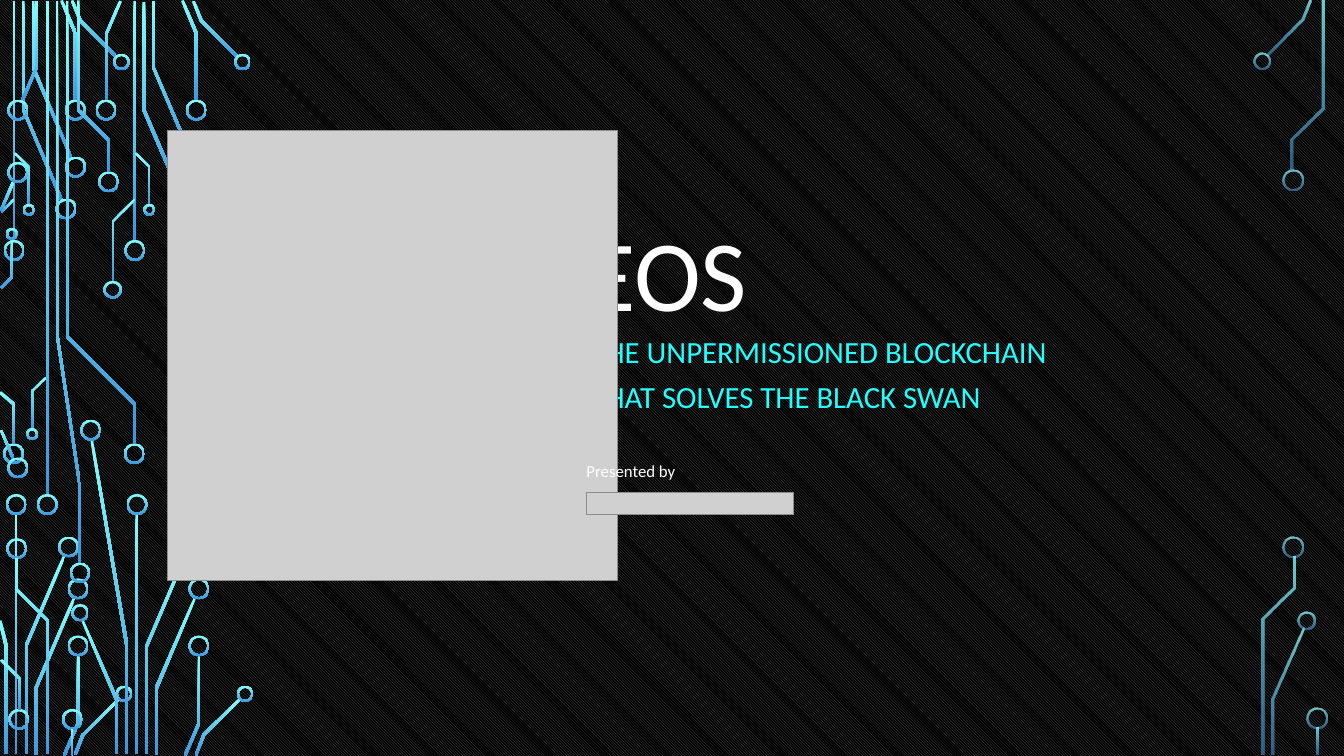
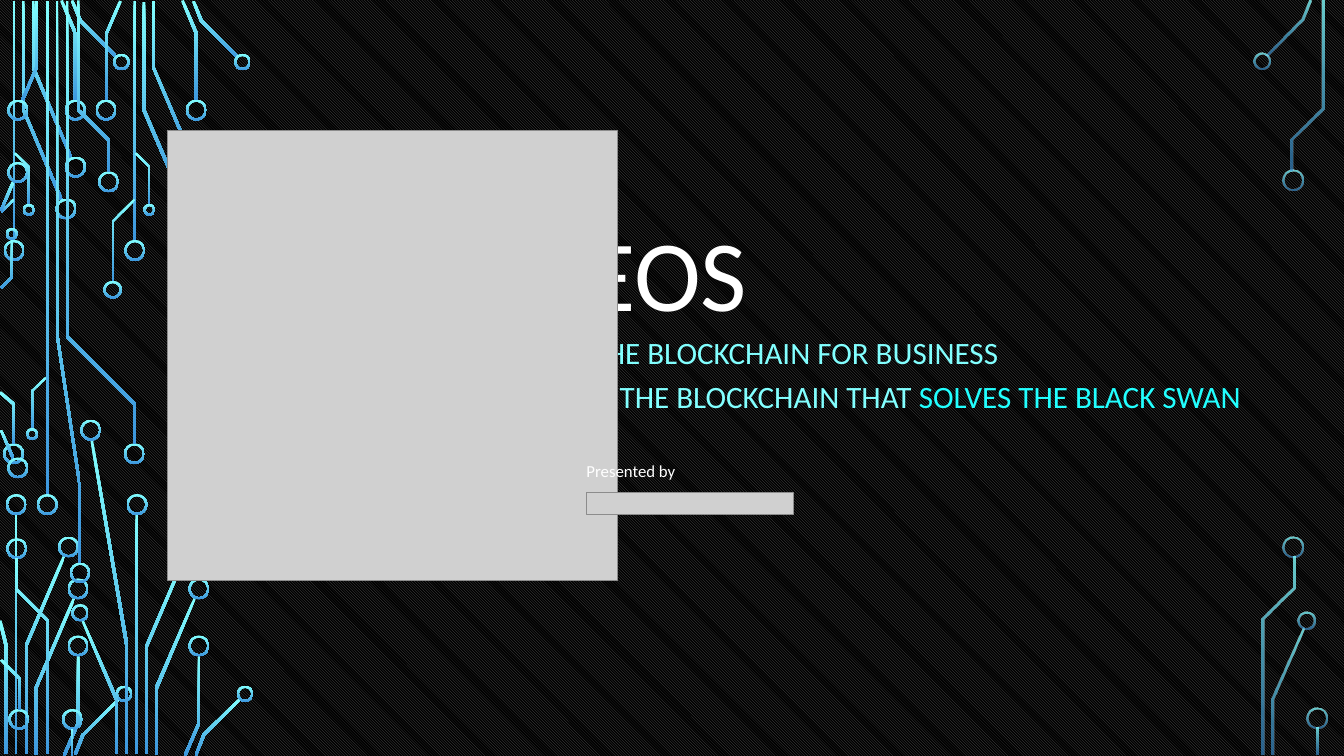
Before and after one commit to tokenika/tokenika.github.io, a slide deck: slide 1 of eostalk/EOS Talk BlockAliance.pptx. Drawn at 1344x756 pixels with LibreOffice and Linux fonts; fonts in the diff are those of the drawing; grey boxes stand for pictures. Boxes give left, top, right and bottom in pixels: in the first picture for what was removed or moved away, otherwise in the second. Text is boxed around its words. In the diff, an @@ line names an element or a change of style, - is before the commit and + after.

```diff
--- a/eostalk/EOS Talk BlockAliance.pptx
+++ b/eostalk/EOS Talk BlockAliance.pptx
@@ subtitle at [591,338,1240,409]: text changed; size 22 to 22.2 pt; text colour #22FFFF to #82FFFF @@
-THE UNPERMISSIONED BLOCKCHAIN
-THAT SOLVES THE BLACK SWAN
+THE BLOCKCHAIN FOR BUSINESS
+IS THE BLOCKCHAIN THAT SOLVES THE BLACK SWAN
```
Also in this commit, not shown: 3 other slides changed, 1 other file.
